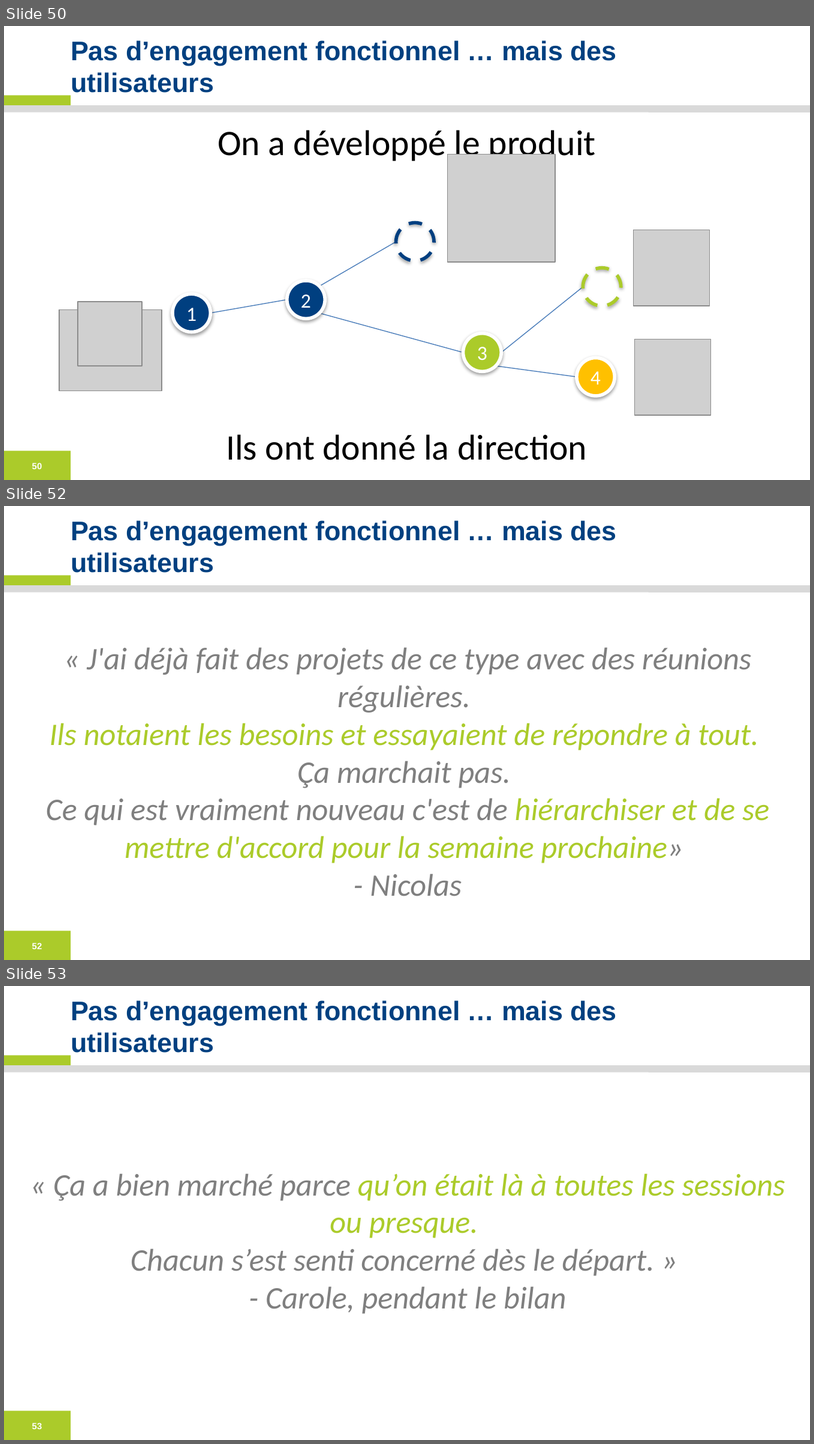
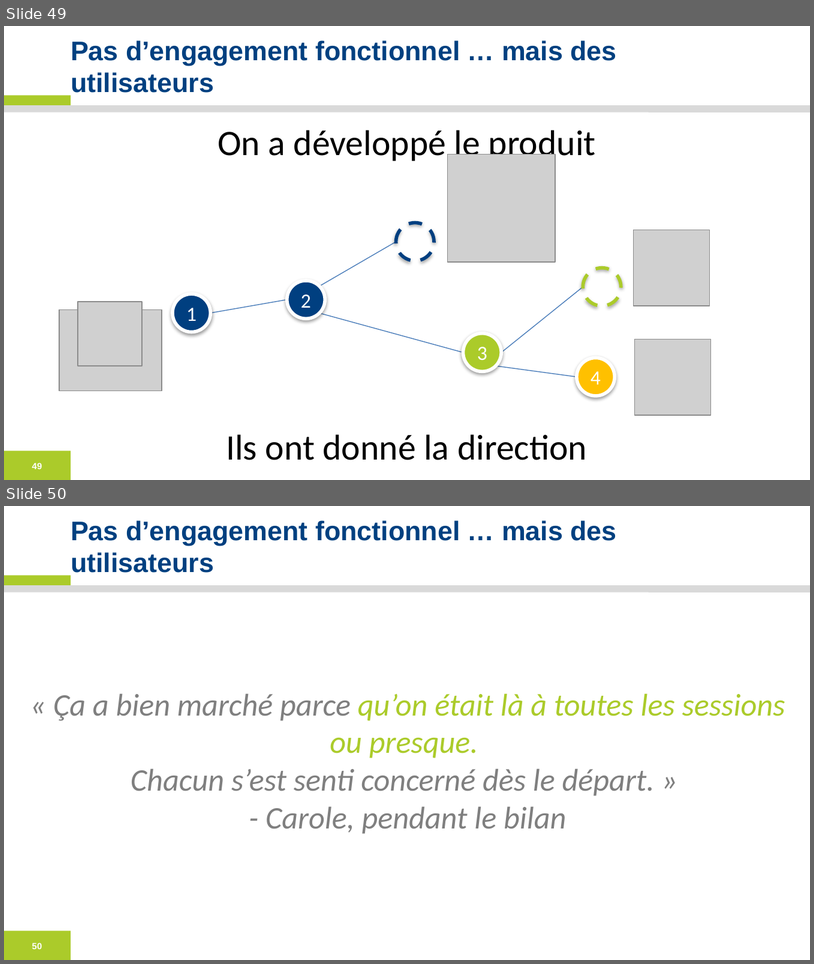
Before and after one commit to acailly/acailly.github.io, a slide deck: confs/developper-avec-utilisateur/developper-avec-utilisateur-matinale.ppsx. Shown one above the other, each under a label of ours: slides 50, 52 and 53 before the commit, slides 49 and 50 after it; the slides between them are not shown. The pictures are 814x1444 and 814x964 pixels, drawn with LibreOffice and Linux fonts; fonts in the diff are those of the drawing; grey boxes stand for pictures; background and template pictures are left out. Boxes give left, top, right and bottom in pixels: in the first picture for what was removed or moved away, otherwise in the second. Text is boxed around its words. In the diff, an @@ line names an element or a change of style, - is before the commit and + after.

```diff
--- a/confs/developper-avec-utilisateur/developper-avec-utilisateur-matinale.ppsx
+++ b/confs/developper-avec-utilisateur/developper-avec-utilisateur-matinale.ppsx
@@ slide 52 removed at [4, 506, 810, 960], background #FFFFFF; not listed: 4 template elements that a slide beside it also shows @@
@@ title removed at [71, 520, 617, 573] @@
-Pas d’engagement fonctionnel … mais des utilisateurs
@@ text removed at [46, 648, 770, 896] @@
-« J'ai déjà fait des projets de ce type avec des réunions régulières.
-Ils notaient les besoins et essayaient de répondre à tout.
-Ça marchait pas.
-Ce qui est vraiment nouveau c'est de hiérarchiser et de se mettre d'accord pour la semaine prochaine»
-- Nicolas
@@ what was slide 50 is now slide 49 @@
@@ page number at [32, 462, 42, 469]: text changed @@
-50
+49
@@ what was slide 53 is now slide 50 @@
@@ page number at [32, 942, 42, 949]: text changed @@
-53
+50
```
Also in this commit, not shown: 2 slides changed, 4 other slides removed.
